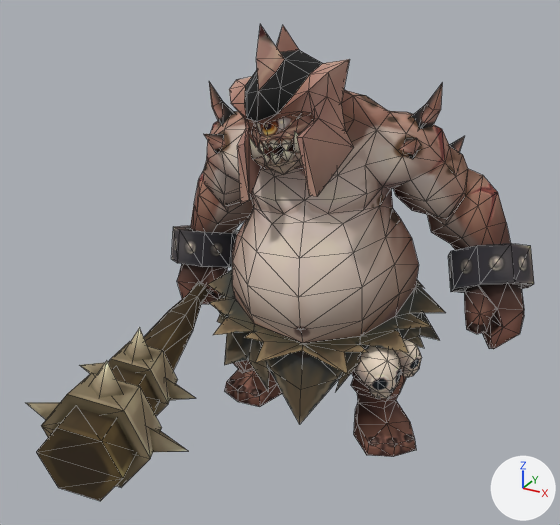
Before and after pictures for a commit that changed the OBJ model Resource/Boss02/Animation/Idle/Idle (3).obj.
One viewpoint serves both versions: a 50 mm camera at (193.0, -406.0, 307.0) aimed at (-5.0, -46.0, 127.0). Every picture has the same lights, and +X, +Y and +Z are marked at lower right. Mesh edges are drawn as thin lines. Where no turn or scale is listed for an object, it has been applied to the vertices. Vertices at the same position are counted once.

Objects in the first picture: 'Cyclops01_W', 'Cyclops03'.
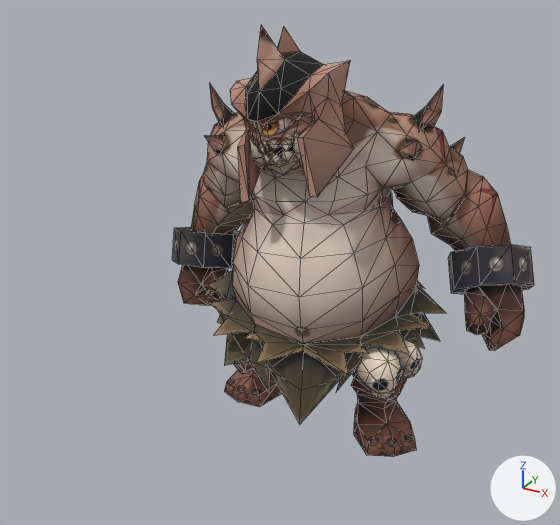
Location of each change, (x1, y1, x2, y2) in pixels of the pictures (560 x 525 px; the box of a moved part takes in the faces that stretch with it):
'Cyclops01_W', deleted (brown)
    before: (26, 282, 210, 501)
part 1 of me_cyclops03, moved or reshaped
    before: (172, 226, 239, 267)
    after: (172, 227, 239, 268)
part 2 of me_cyclops03, moved or reshaped
    before: (411, 84, 442, 129)
    after: (412, 85, 443, 131)
part 3 of me_cyclops03, moved or reshaped
    before: (400, 138, 421, 159)
    after: (400, 140, 421, 161)
part 4 of me_cyclops03, moved or reshaped
    before: (177, 26, 534, 349)
    after: (178, 27, 534, 350)

What the commit changed:
me_cyclops03 is used by ob_cyclops03; location (0.0, 0.0, 0.0).
me_cyclops03 had 738 vertices, 1324 faces and spanned x -131.0..121.0, y -64.0..88.0, z 0.0..258.0.
me_cyclops03 now has 738 vertices, 1324 faces and spans x -130.0..121.0, y -64.0..88.0, z 0.0..257.0.
me_cyclops03 part 1: the loose piece of 16 vertices spanning x -131.0..-80.0, y 1.0..55.0, z 71.0..110.0 is moved by (1.0, 0.0, -1.0).
me_cyclops03 part 2: the loose piece of 9 vertices spanning x 38.0..56.0, y 26.0..42.0, z 193.0..221.0 is moved by (0.0, 0.0, -1.0).
me_cyclops03 part 3: the loose piece of 5 vertices spanning x 40.0..55.0, y 3.0..19.0, z 182.0..196.0 is moved by (0.0, 0.0, -1.0).
Part 4, on me_cyclops03:
17 vertices are removed from x -95.0..64.0, y -13.0..66.0, z 164.0..214.0.
24 faces are deleted.
78 vertices in x -122.0..112.0, y -40.0..83.0, z 52.0..243.0 move by (0.0, 0.0, -1.0).
49 vertices in x -120.0..74.0, y -34.0..85.0, z 57.0..255.0 move by (1.0, 0.0, -1.0).
23 vertices in x -101.0..28.0, y -59.0..50.0, z 71.0..232.0 move by (1.0, 0.0, 0.0).
23 vertices in x -114.0..120.0, y -59.0..58.0, z 55.0..202.0 move by (1.0, -1.0, 0.0).
21 vertices in x -26.0..118.0, y -59.0..83.0, z 70.0..182.0 move by (0.0, -1.0, -1.0).
14 vertices in x -122.0..100.0, y -45.0..64.0, z 54.0..201.0 move by (1.0, -1.0, -1.0).
55 vertices move from x -109.0..121.0, y -60.0..88.0, z 44.0..241.0 to x -109.0..121.0, y -61.0..88.0, z 44.0..240.0.
17 vertices are added at x -94.0..64.0, y -13.0..66.0, z 163.0..213.0.
24 new faces join them.
Object 'Cyclops01_W' (ob_cyclops01_w) is deleted.
